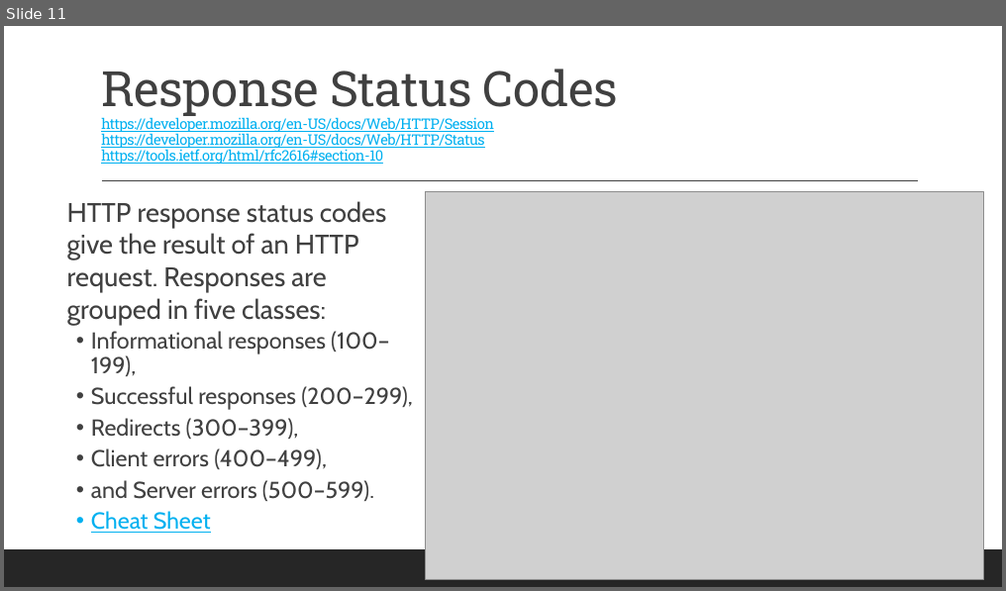
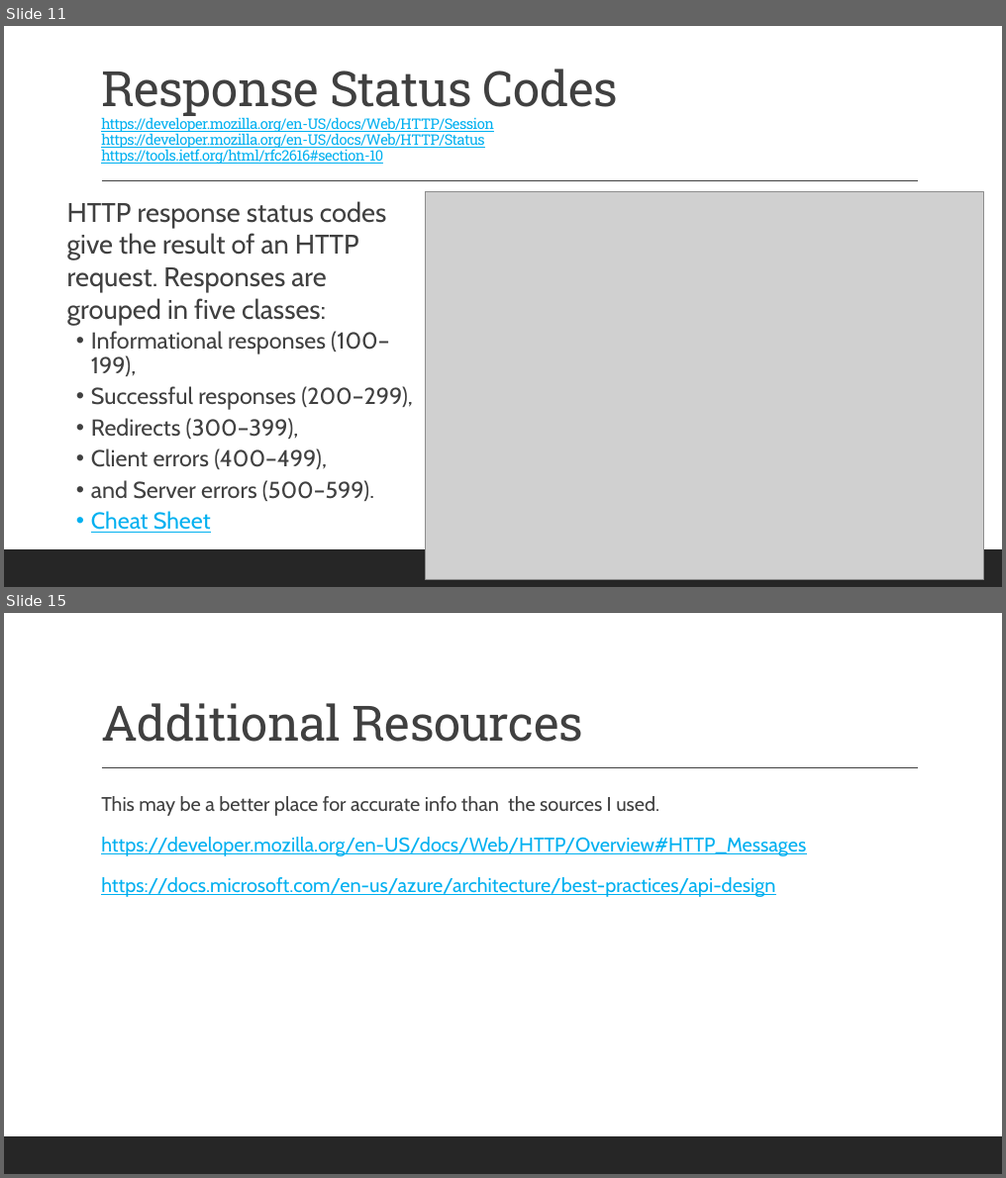
Before and after one commit to 2002-feb24-net/trainer-code, a slide deck: REPO_MarksCodeAndPPTs/DotNetPPTs/dotnetWeek3Ppts/D13_.NET_HTTPRequestLifeCycle.pptx. Shown one above the other, each under a label of ours: slide 11 before the commit, slides 11 and 15 after it; the slides between them are not shown. The pictures are 1006x591 and 1006x1178 pixels, drawn with LibreOffice and Linux fonts; fonts in the diff are those of the drawing; grey boxes stand for pictures. Boxes give left, top, right and bottom in pixels: in the first picture for what was removed or moved away, otherwise in the second. Text is boxed around its words. In the diff, an @@ line names an element or a change of style, - is before the commit and + after.

```diff
--- a/REPO_MarksCodeAndPPTs/DotNetPPTs/dotnetWeek3Ppts/D13_.NET_HTTPRequestLifeCycle.pptx
+++ b/REPO_MarksCodeAndPPTs/DotNetPPTs/dotnetWeek3Ppts/D13_.NET_HTTPRequestLifeCycle.pptx
@@ slide 15 added at box(4, 613, 1002, 1174), background #FFFFFF; not listed: 2 template elements that a slide beside it also shows @@
@@ title added at box(101, 703, 584, 742), 47 pt, text #404040 @@
+Additional Resources
@@ text added at box(101, 796, 806, 897), 19 pt, text #00B0F0, underline @@
+  This may be a better place for accurate info than the sources I used.
+  https://developer.mozilla.org/en-US/docs/Web/HTTP/Overview#HTTP_Messages
+  https://docs.microsoft.com/en-us/azure/architecture/best-practices/api-design
```
Also in this commit, not shown: 1 slide changed, 2 other slides added, 4 other files.
